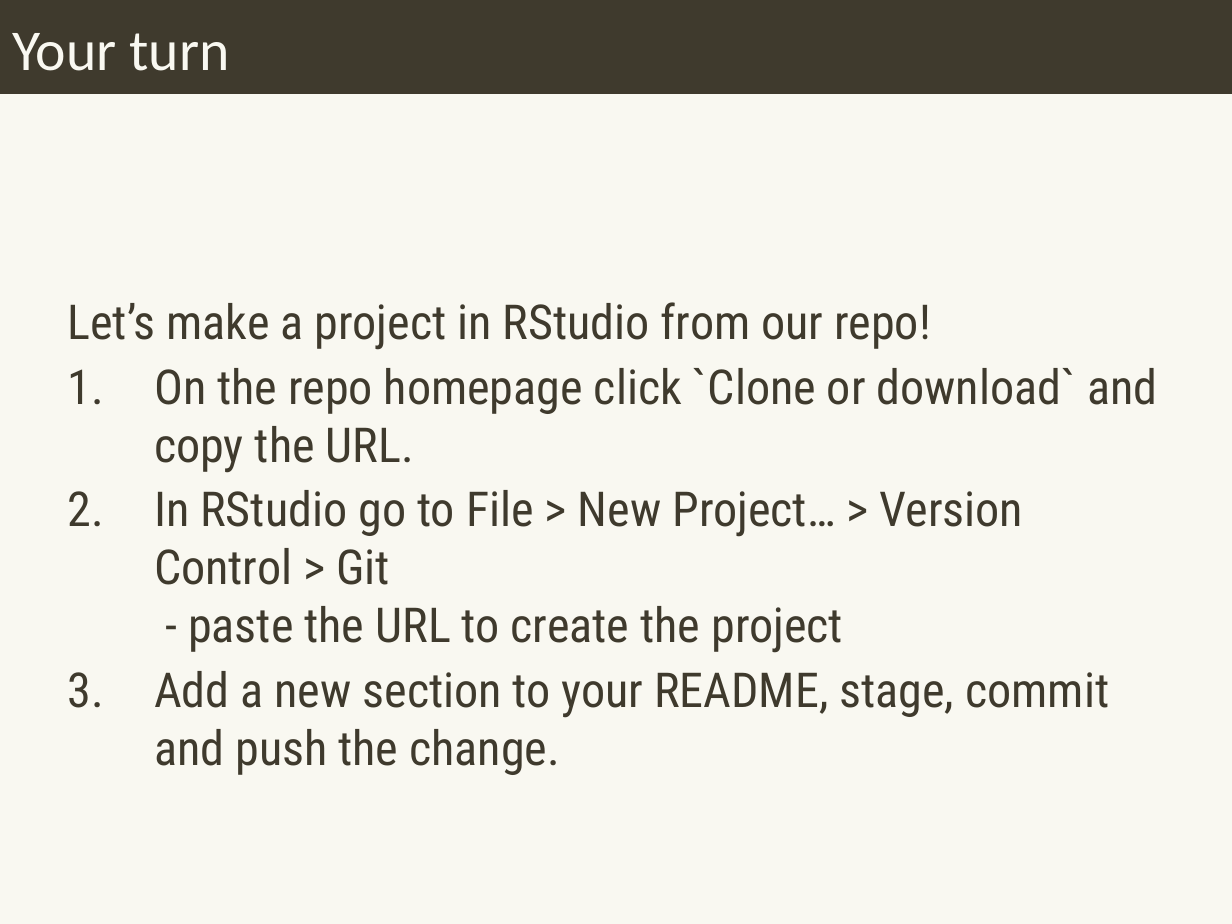
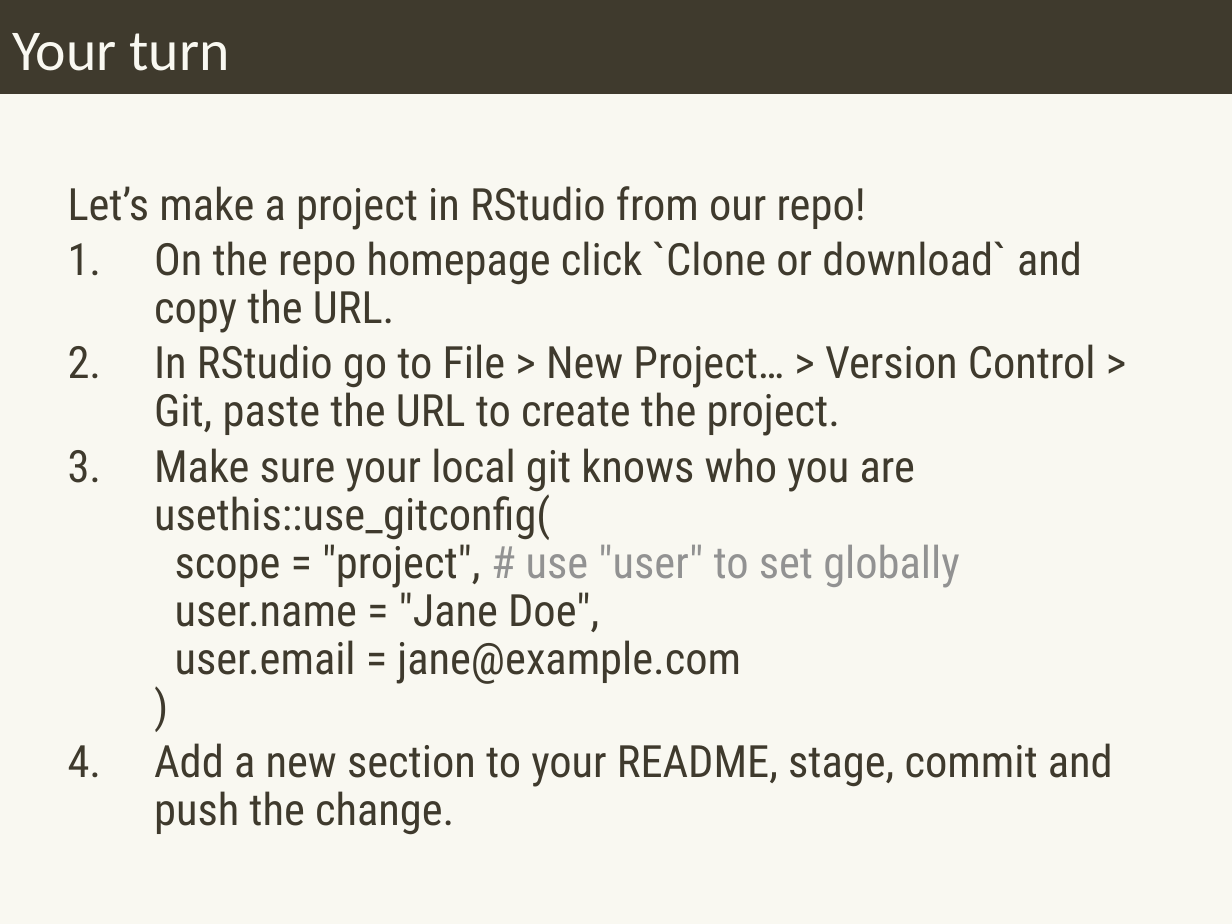
Before and after one commit to forwards/workshops, a slide deck: slide 9 of slides-pptx/2b-github.pptx. Drawn at 1232x924 pixels with LibreOffice and Linux fonts; fonts in the diff are those of the drawing. Boxes give left, top, right and bottom in pixels: in the first picture for what was removed or moved away, otherwise in the second. Text is boxed around its words. In the diff, an @@ line names an element or a change of style, - is before the commit and + after.

```diff
--- a/slides-pptx/2b-github.pptx
+++ b/slides-pptx/2b-github.pptx
@@ text "Let’s make a project in ...": place and size @@
-text "Let’s make a project in ..." at <box>68,302,1157,775</box>
+text "Let’s make a project in ..." at <box>68,186,1113,835</box>
@@ text at <box>68,186,1113,835</box>: size 40 to 37 pt in "Let’s make a project in RStudio from ...", "On the repo homepage click `Clone or ...", "Add a new section to your README, ..."; line spacing 1 to 0.9 @@
@@ text at <box>154,344,1096,684</box>: text changed; size 40 to 37 pt @@
-2. In RStudio go to File > New Project… > Version Control > Git
-   - paste the URL to create the project
+2. In RStudio go to File > New Project… > Version Control > Git, paste the URL to create the project.
+3. Make sure your local git knows who you are
+   usethis::use_gitconfig(
+   scope = "project", # use "user" to set globally
+   user.name = "Jane Doe",
+   user.email = jane@example.com
+   )
```
Also in this commit, not shown: 4 other slides changed, 1 slide added, 13 other files.
